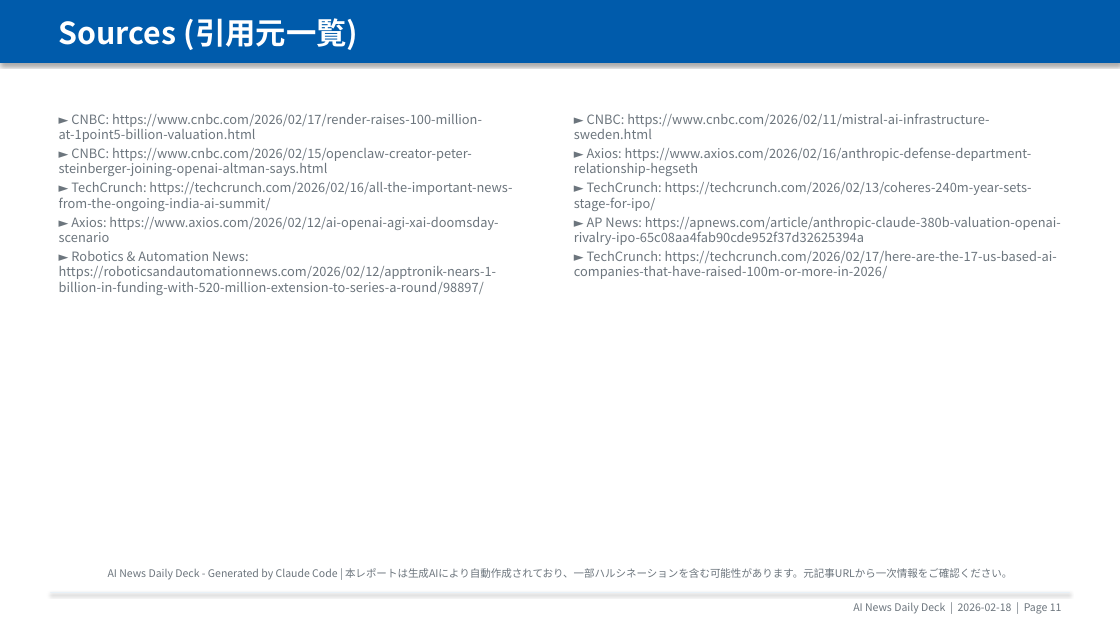
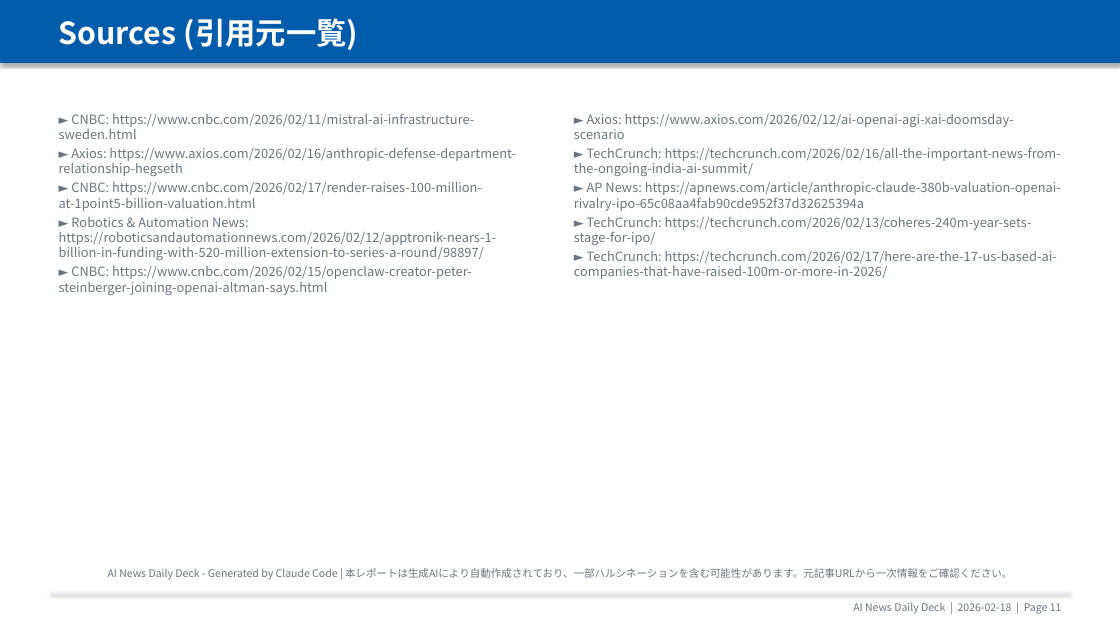
Before and after one commit to chel2311/ai-news-deck-reports, a slide deck: slide 12 of 2026-02-18/report_2026-02-18.pptx. Drawn at 1120x630 pixels with LibreOffice and Linux fonts; fonts in the diff are those of the drawing. Boxes give left, top, right and bottom in pixels: in the first picture for what was removed or moved away, otherwise in the second. Text is boxed around its words. In the diff, an @@ line names an element or a change of style, - is before the commit and + after.

```diff
--- a/2026-02-18/report_2026-02-18.pptx
+++ b/2026-02-18/report_2026-02-18.pptx
@@ text at (59,113,516,176): paragraphs added @@
+► CNBC: https://www.cnbc.com/2026/02/11/mistral-ai-infrastructure-sweden.html
+► Axios: https://www.axios.com/2026/02/16/anthropic-defense-department-relationship-hegseth
@@ text at (574,114,1061,211): text changed @@
-► CNBC: https://www.cnbc.com/2026/02/11/mistral-ai-infrastructure-sweden.html
-► Axios: https://www.axios.com/2026/02/16/anthropic-defense-department-relationship-hegseth
+► Axios: https://www.axios.com/2026/02/12/ai-openai-agi-xai-doomsday-scenario
+► TechCrunch: https://techcrunch.com/2026/02/16/all-the-important-news-from-the-ongoing-india-ai-summit/
+► AP News: https://apnews.com/article/anthropic-claude-380b-valuation-openai-rivalry-ipo-65c08aa4fab90cde952f37d32625394a
@@ text at (59,182,512,295): paragraphs removed @@
-► TechCrunch: https://techcrunch.com/2026/02/16/all-the-important-news-from-the-ongoing-india-ai-summit/
-► Axios: https://www.axios.com/2026/02/12/ai-openai-agi-xai-doomsday-scenario
-► Robotics & Automation News: https://roboticsandautomationnews.com/2026/02/12/apptronik-nears-1-billion-in-funding-with-520-million-extension-to-series-a-round/98897/
@@ text at (59,217,497,260): paragraph added @@
+► Robotics & Automation News: https://roboticsandautomationnews.com/2026/02/12/apptronik-nears-1-billion-in-funding-with-520-million-extension-to-series-a-round/98897/
@@ text at (574,217,1061,245): paragraph removed @@
-► AP News: https://apnews.com/article/anthropic-claude-380b-valuation-openai-rivalry-ipo-65c08aa4fab90cde952f37d32625394a
```
Also in this commit, not shown: 4 other slides changed, 5 other files.
